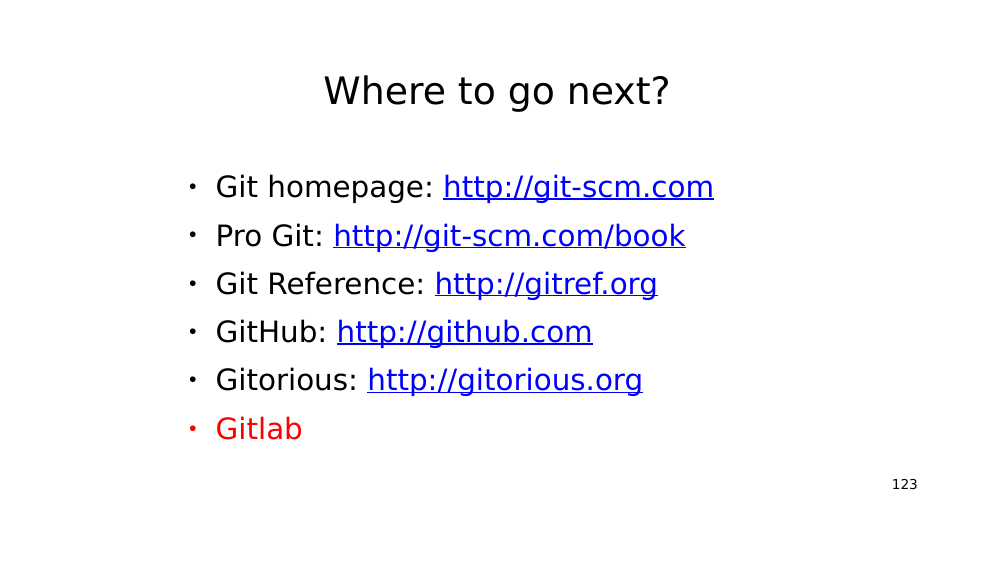
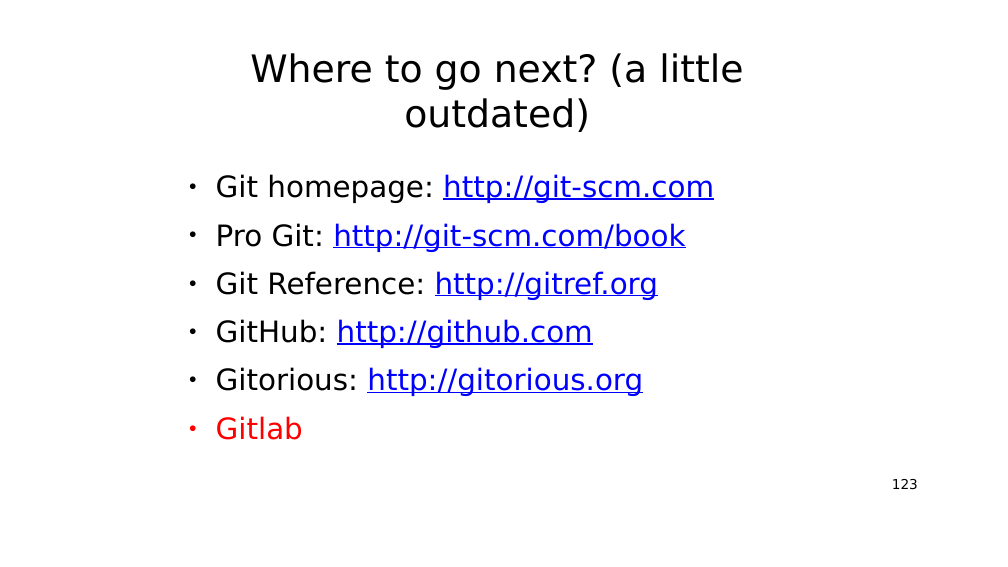
Before and after one commit to robi-y/presentations, a slide deck: slide 123 of HAC2021/VcsWithGitAndGithub.pptx. Drawn at 1008x567 pixels with LibreOffice and Linux fonts; fonts in the diff are those of the drawing; background and template pictures are left out. Boxes give left, top, right and bottom in pixels: in the first picture for what was removed or moved away, otherwise in the second. Text is boxed around its words. In the diff, an @@ line names an element or a change of style, - is before the commit and + after.

```diff
--- a/HAC2021/VcsWithGitAndGithub.pptx
+++ b/HAC2021/VcsWithGitAndGithub.pptx
@@ title at (250, 53, 743, 132): text changed @@
-Where to go next?
+Where to go next? (a little outdated)
```
Also in this commit, not shown: 5 other slides changed, 1 slide added, 1 other file.
